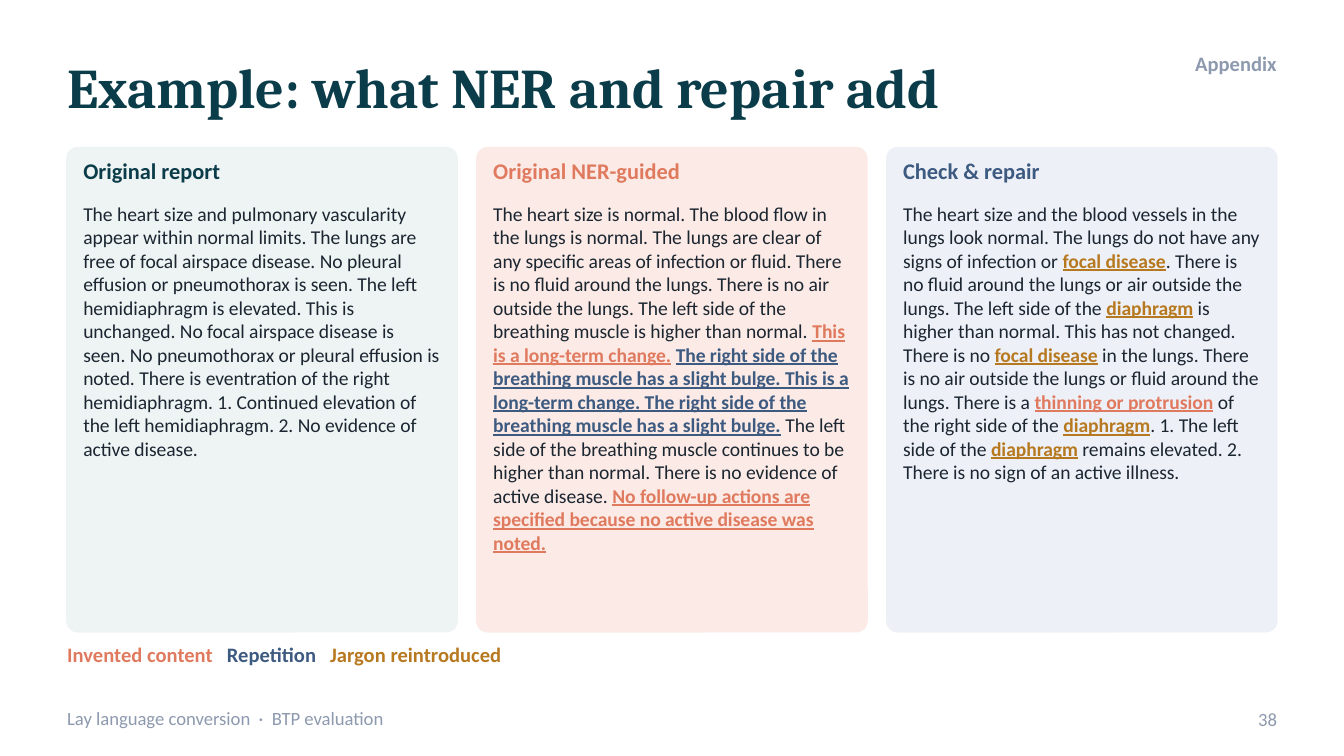
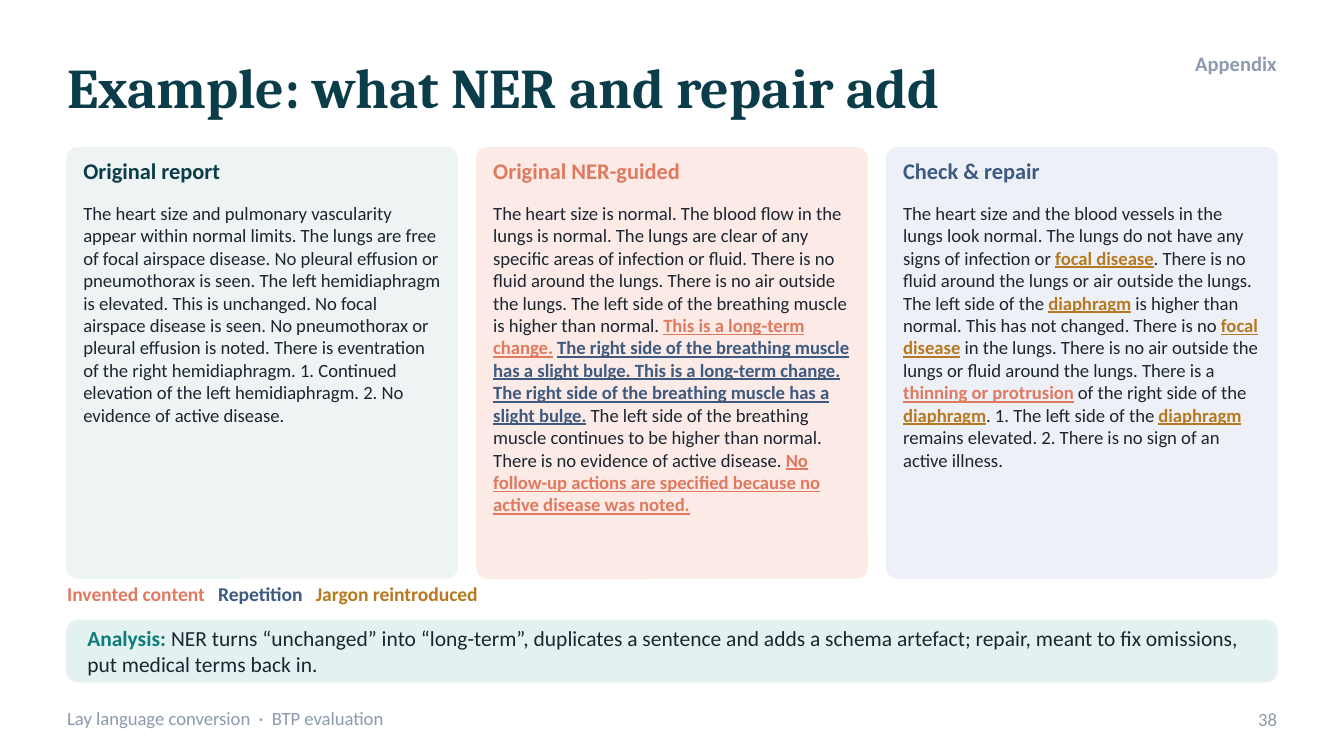
Before and after one commit to bibesgotthevibes/btp-Project, a slide deck: slide 38 of docs/BTP_Lay_Language_Conversion_Evaluation.pptx. Drawn at 1344x756 pixels with LibreOffice and Linux fonts; fonts in the diff are those of the drawing. Boxes give left, top, right and bottom in pixels: in the first picture for what was removed or moved away, otherwise in the second. Text is boxed around its words. In the diff, an @@ line names an element or a change of style, - is before the commit and + after.

```diff
--- a/docs/BTP_Lay_Language_Conversion_Evaluation.pptx
+++ b/docs/BTP_Lay_Language_Conversion_Evaluation.pptx
@@ rounded rectangle: place and size @@
-rounded rectangle at <box>67,148,457,632</box>
+rounded rectangle at <box>67,148,457,578</box>
@@ rounded rectangle: place and size @@
-rounded rectangle at <box>477,148,867,632</box>
+rounded rectangle at <box>477,148,867,578</box>
@@ rounded rectangle: place and size @@
-rounded rectangle at <box>887,148,1277,632</box>
+rounded rectangle at <box>887,148,1277,578</box>
@@ size 10.5 to 10 pt in 3 elements at <box>83,207,440,422</box>, <box>493,207,849,515</box>, <box>903,207,1258,467</box> @@
@@ text "Invented content Repetition Jargon reintroduced": place and size @@
-text "Invented content Repetition Jargon reintroduced" at <box>67,647,502,666</box>
+text "Invented content Repetition Jargon reintroduced" at <box>67,587,478,605</box>
@@ text "Invented content Repetition Jargon reintroduced" at <box>67,587,478,605</box>: size 11 to 10.5 pt @@
@@ rounded rectangle added at <box>67,621,1277,681</box>, fill #E3F1F0, outline #E3F1F0 1 pt @@
@@ text added at <box>87,630,1238,676</box>, 11.5 pt, text #1B2631 @@
+Analysis: NER turns “unchanged” into “long-term”, duplicates a sentence and adds a schema artefact; repair, meant to fix omissions, put medical terms back in.
```
Also in this commit, not shown: 9 other slides changed.
